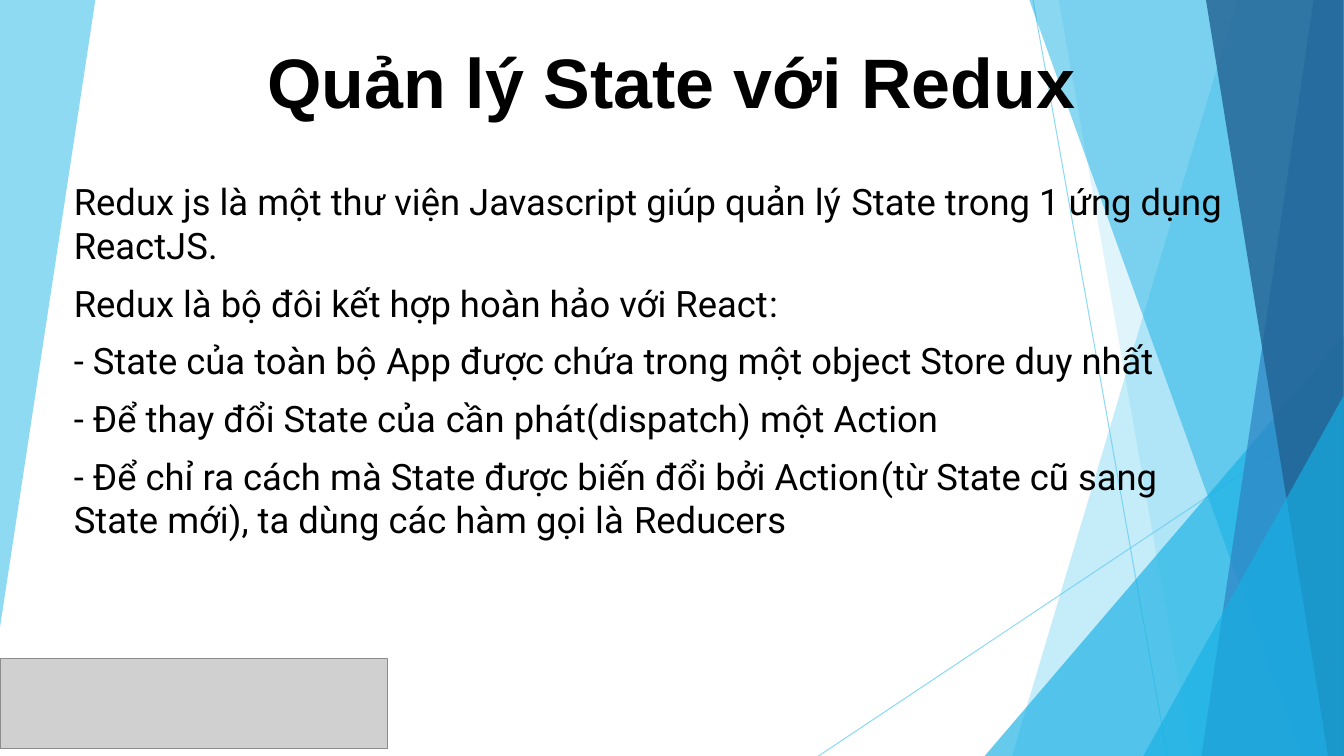
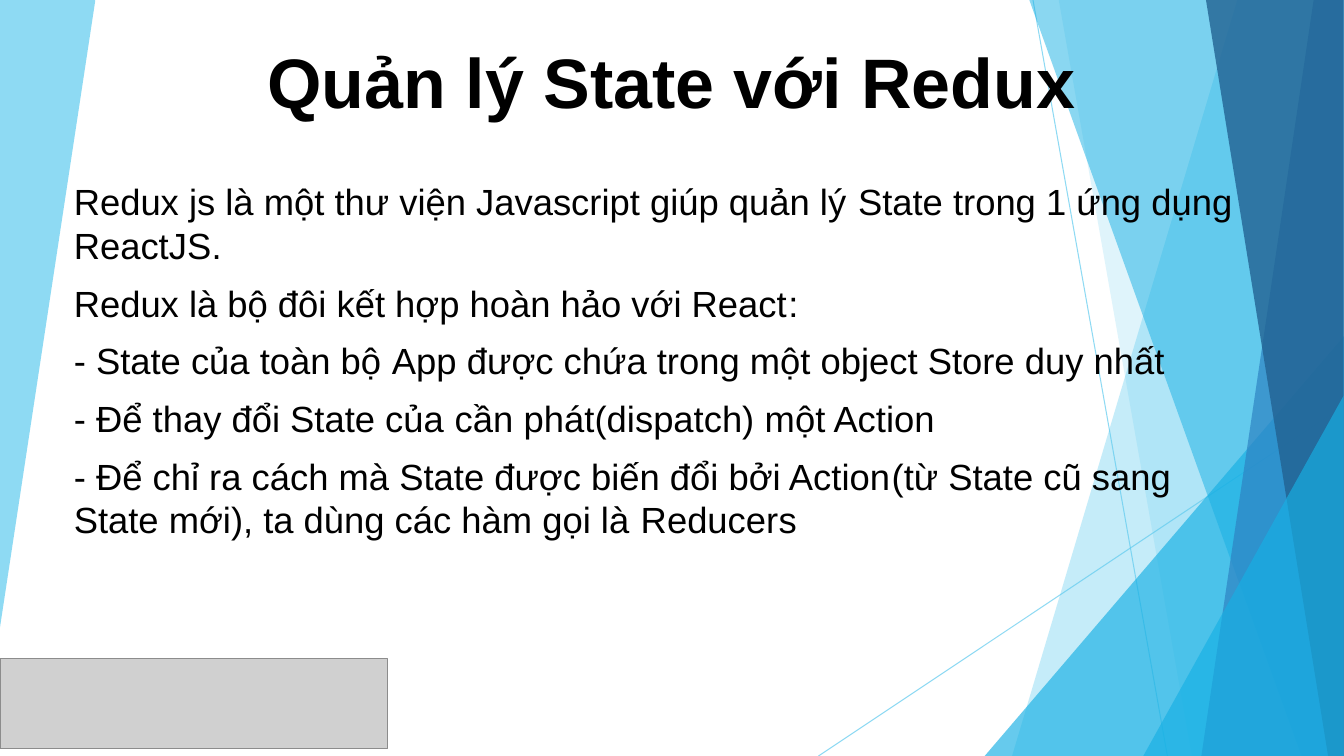
Before and after one commit to sunlight3d/CecomtechReactJST03-2019, a slide deck: slide 1 of Phần 5-Quản lý State với Redux.pptx. Drawn at 1344x756 pixels with LibreOffice and Linux fonts; fonts in the diff are those of the drawing; grey boxes stand for pictures. Boxes give left, top, right and bottom in pixels: in the first picture for what was removed or moved away, otherwise in the second. Text is boxed around its words. In the diff, an @@ line names an element or a change of style, - is before the commit and + after.

```diff
--- a/Phần 5-Quản lý State với Redux.pptx
+++ b/Phần 5-Quản lý State với Redux.pptx
@@ subtitle "Redux js là một thư ..." at box(74, 187, 1232, 541): font Roboto to Arial @@
```
Also in this commit, not shown: 3 other slides changed, 3 slides added, 1 other file.
